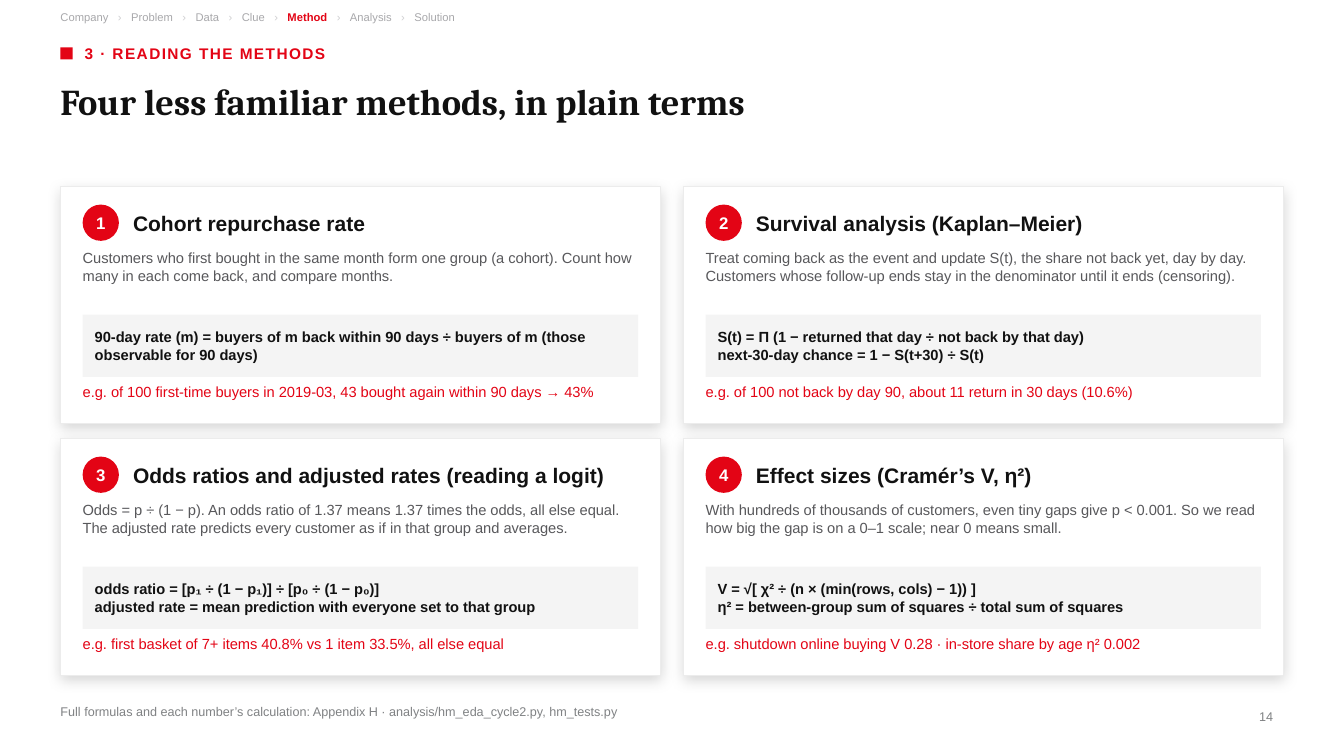
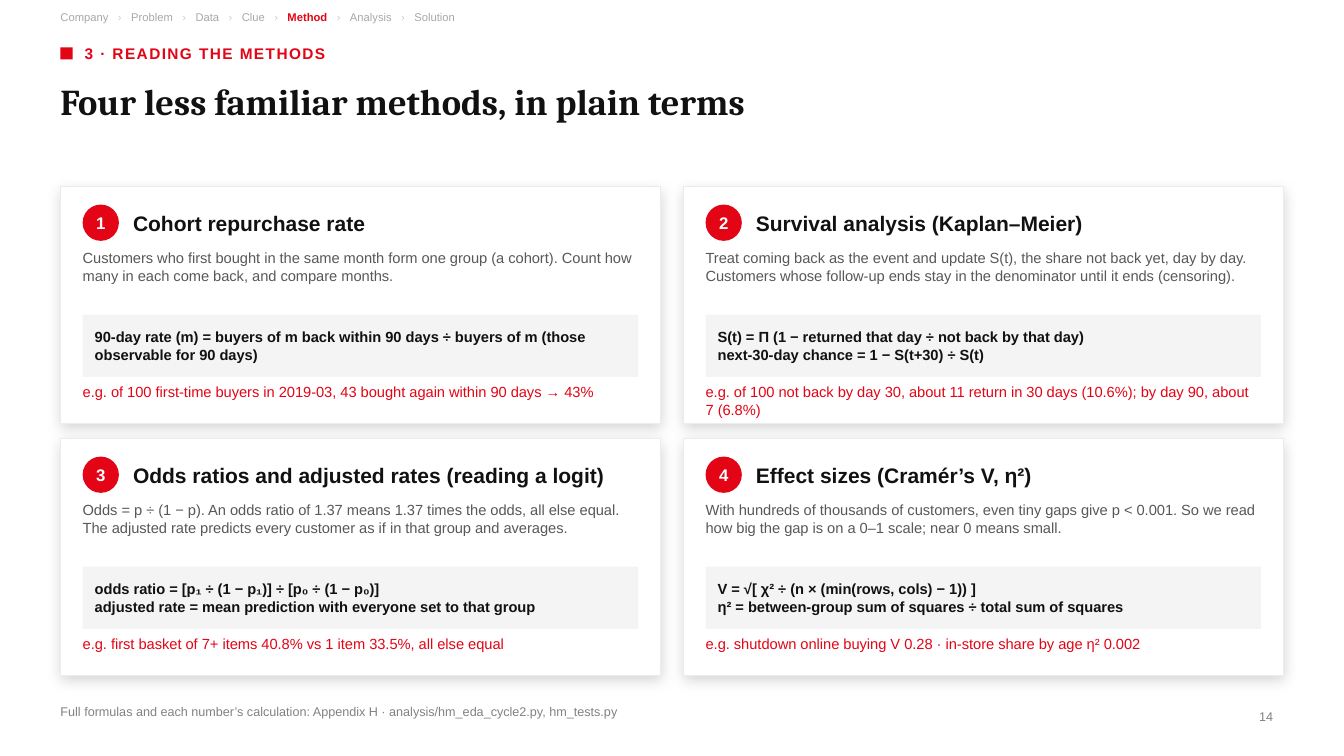
Before and after one commit to underthesun7213/social-data, a slide deck: slide 14 of presentation/hm_retention_deck_en.pptx. Drawn at 1344x756 pixels with LibreOffice and Linux fonts; fonts in the diff are those of the drawing. Boxes give left, top, right and bottom in pixels: in the first picture for what was removed or moved away, otherwise in the second. Text is boxed around its words. In the diff, an @@ line names an element or a change of style, - is before the commit and + after.

```diff
--- a/presentation/hm_retention_deck_en.pptx
+++ b/presentation/hm_retention_deck_en.pptx
@@ text at (x1=706, y1=386, x2=1249, y2=418): text changed @@
-e.g. of 100 not back by day 90, about 11 return in 30 days (10.6%)
+e.g. of 100 not back by day 30, about 11 return in 30 days (10.6%); by day 90, about 7 (6.8%)
```
Also in this commit, not shown: 2 other slides changed, 15 other files.
